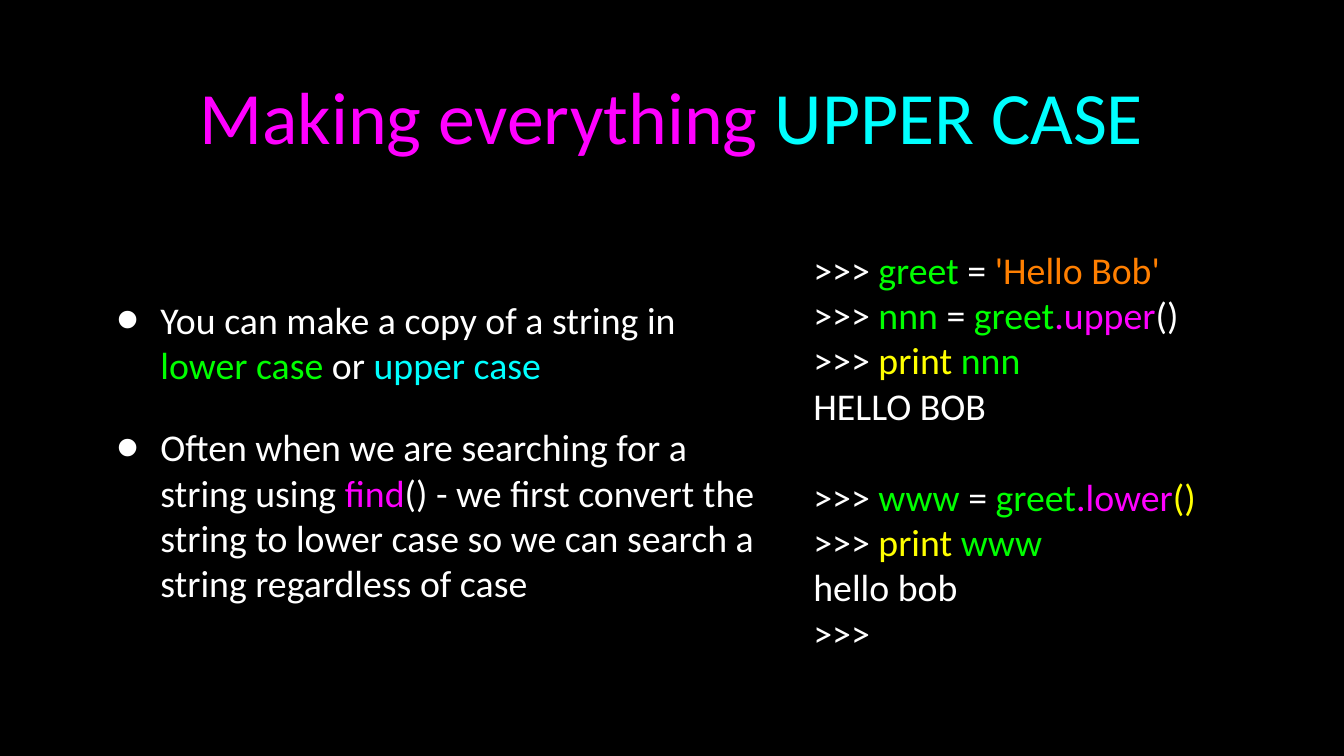
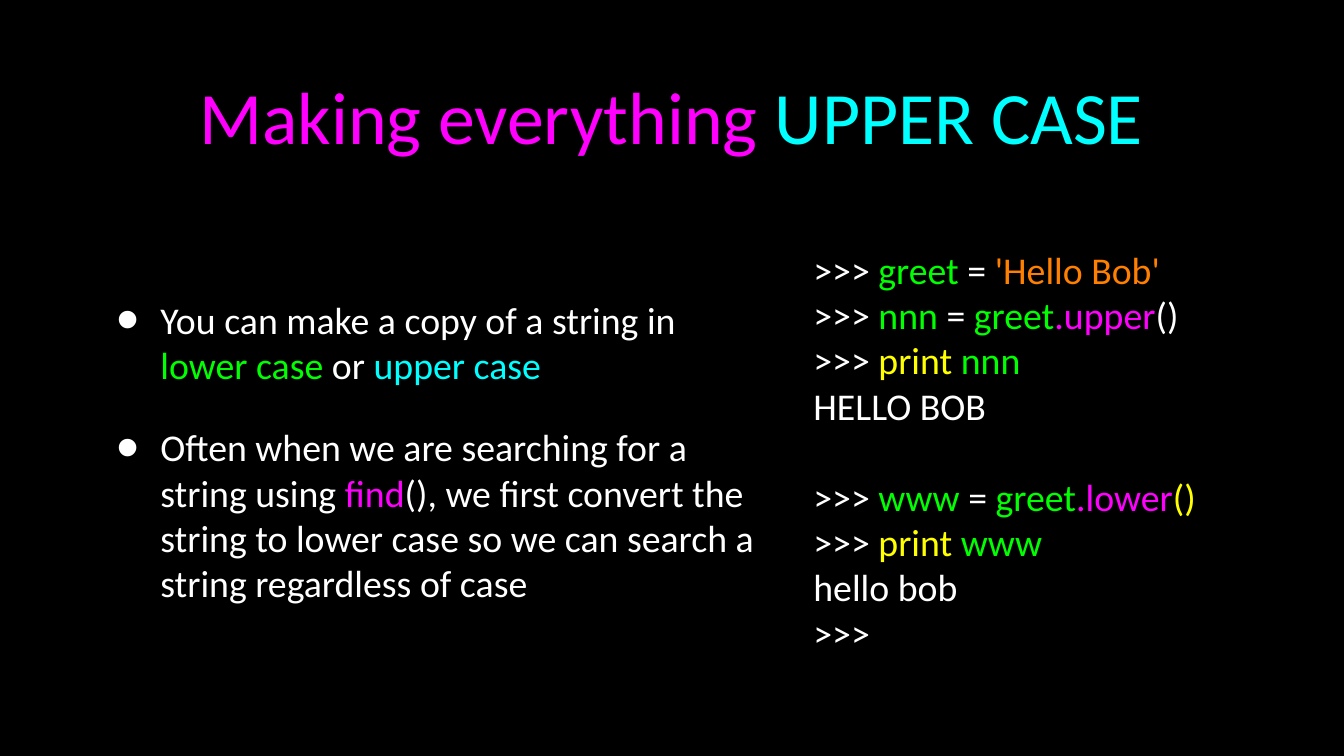
Before and after one commit to jalexander1/Python_Course_Slideware, a slide deck: slide 29 of PythonCourse_06_Strings.ppt (slide 28 before the commit). Drawn at 1344x756 pixels with LibreOffice and Linux fonts; fonts in the diff are those of the drawing. Boxes give left, top, right and bottom in pixels: in the first picture for what was removed or moved away, otherwise in the second. Text is boxed around its words. In the diff, an @@ line names an element or a change of style, - is before the commit and + after.

```diff
--- a/PythonCourse_06_Strings.ppt
+++ b/PythonCourse_06_Strings.ppt
@@ text at [160,434,754,604]: text changed @@
-• Often when we are searching for a string using find() - we first convert the string to lower case so we can search a string regardless of case
+• Often when we are searching for a string using find(), we first convert the string to lower case so we can search a string regardless of case
```
Also in this commit, not shown: 8 other slides changed, 2 slides added, 1 slide removed, 6 other files.
